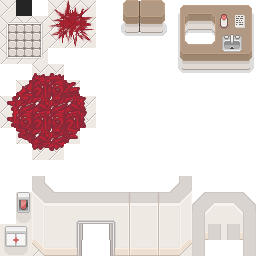
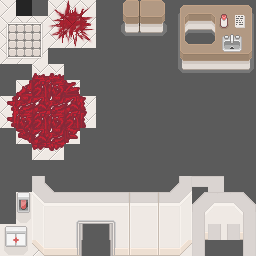
Layers edited between the first and the second w=256, h=256 image:
painted on "Layer 5" over [192, 176, 224, 192]
showed "Layer 2" over [0, 0, 256, 256]
